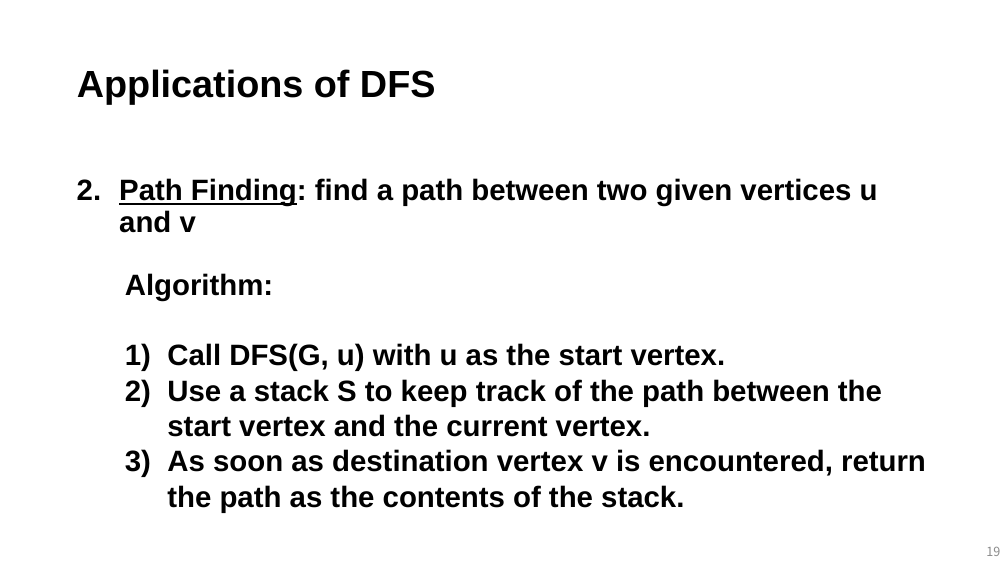
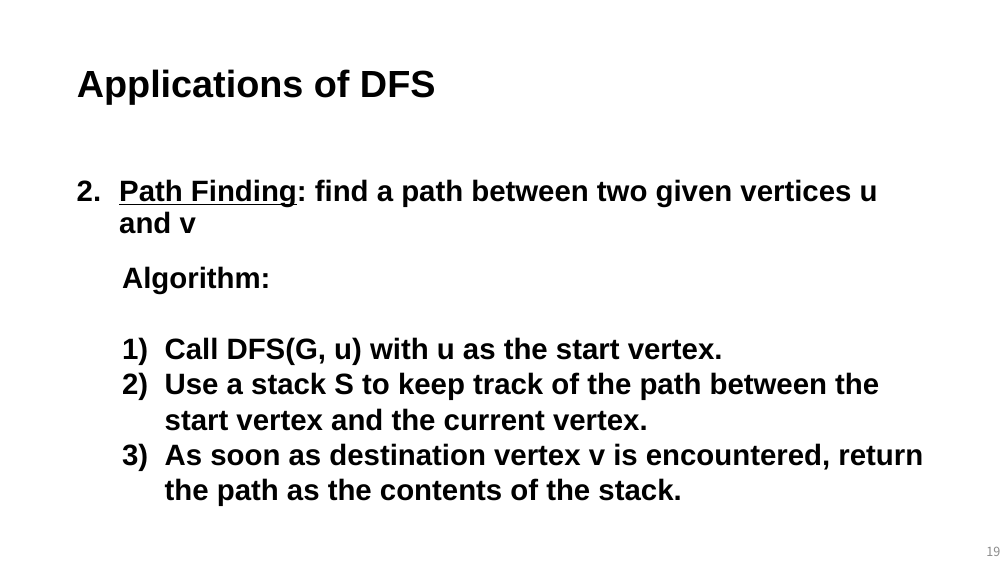
Before and after one commit to mlailab-skku/mlailab-skku.github.io, a slide deck: slide 19 of files/graph_algorithm_2.pptm. Drawn at 1008x567 pixels with LibreOffice and Linux fonts; fonts in the diff are those of the drawing. Boxes give left, top, right and bottom in pixels: in the first picture for what was removed or moved away, otherwise in the second. Text is boxed around its words. In the diff, an @@ line names an element or a change of style, - is before the commit and + after.

```diff
--- a/files/graph_algorithm_2.pptm
+++ b/files/graph_algorithm_2.pptm
@@ text "Algorithm:": place and size @@
-text "Algorithm:" at [125, 273, 926, 513]
+text "Algorithm:" at [122, 266, 923, 506]
```
Also in this commit, not shown: 1 other slide changed, 10 other files.
